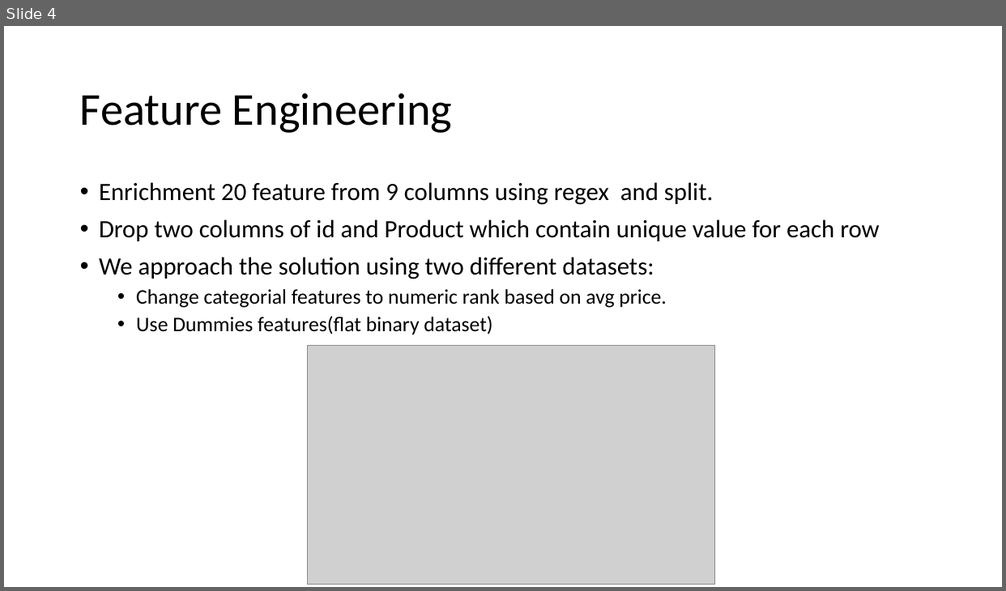
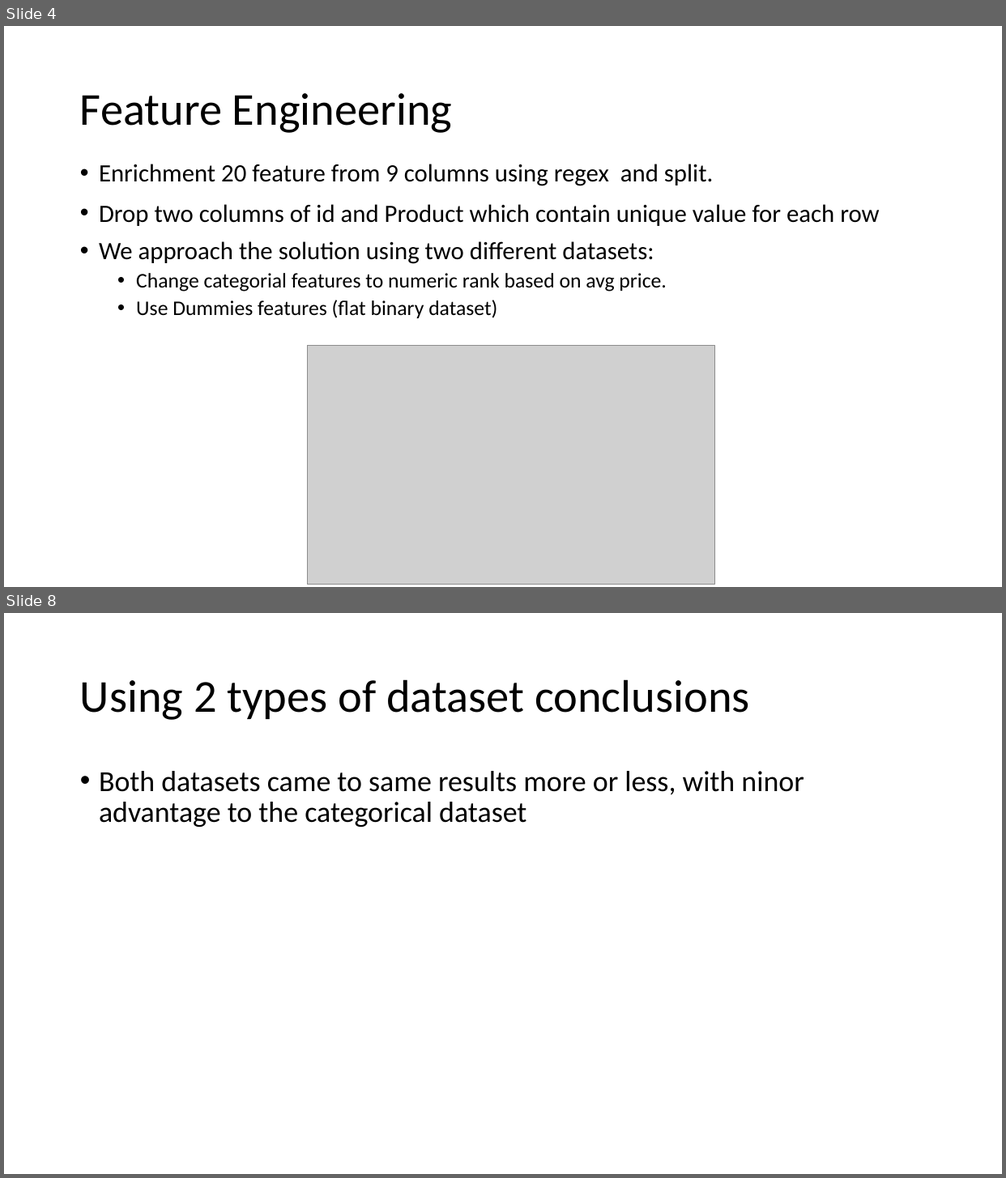
Before and after one commit to DanielKorenDataScience/RegressionProject, a slide deck: regression project.pptx. Shown one above the other, each under a label of ours: slide 4 before the commit, slides 4 and 8 after it; the slides between them are not shown. The pictures are 1006x591 and 1006x1178 pixels, drawn with LibreOffice and Linux fonts; fonts in the diff are those of the drawing; grey boxes stand for pictures. Boxes give left, top, right and bottom in pixels: in the first picture for what was removed or moved away, otherwise in the second. Text is boxed around its words. In the diff, an @@ line names an element or a change of style, - is before the commit and + after.

```diff
--- a/regression project.pptx
+++ b/regression project.pptx
@@ slide 8 added at (4,613,1002,1174), background #FFFFFF @@
@@ title added at (80,679,750,720), 44 pt, text #000000 @@
+Using 2 types of dataset conclusions
@@ text added at (99,771,803,827), 28 pt, text #000000 @@
+• Both datasets came to same results more or less, with ninor advantage to the categorical dataset
@@ slide 4 changed as well @@
@@ text "Enrichment 20 feature from 9 ...": place and size @@
-text "Enrichment 20 feature from 9 ..." at (99,182,879,335)
+text "Enrichment 20 feature from 9 ..." at (99,164,879,318)
@@ text at (99,204,879,226): line spacing 0.9 to 1 @@
@@ text at (136,300,497,318): spaces changed @@
-  • Use Dummies features(flat binary dataset)
+  • Use Dummies features (flat binary dataset)
```
Also in this commit, not shown: 7 other slides changed, 2 other slides added, 3 slides removed.
